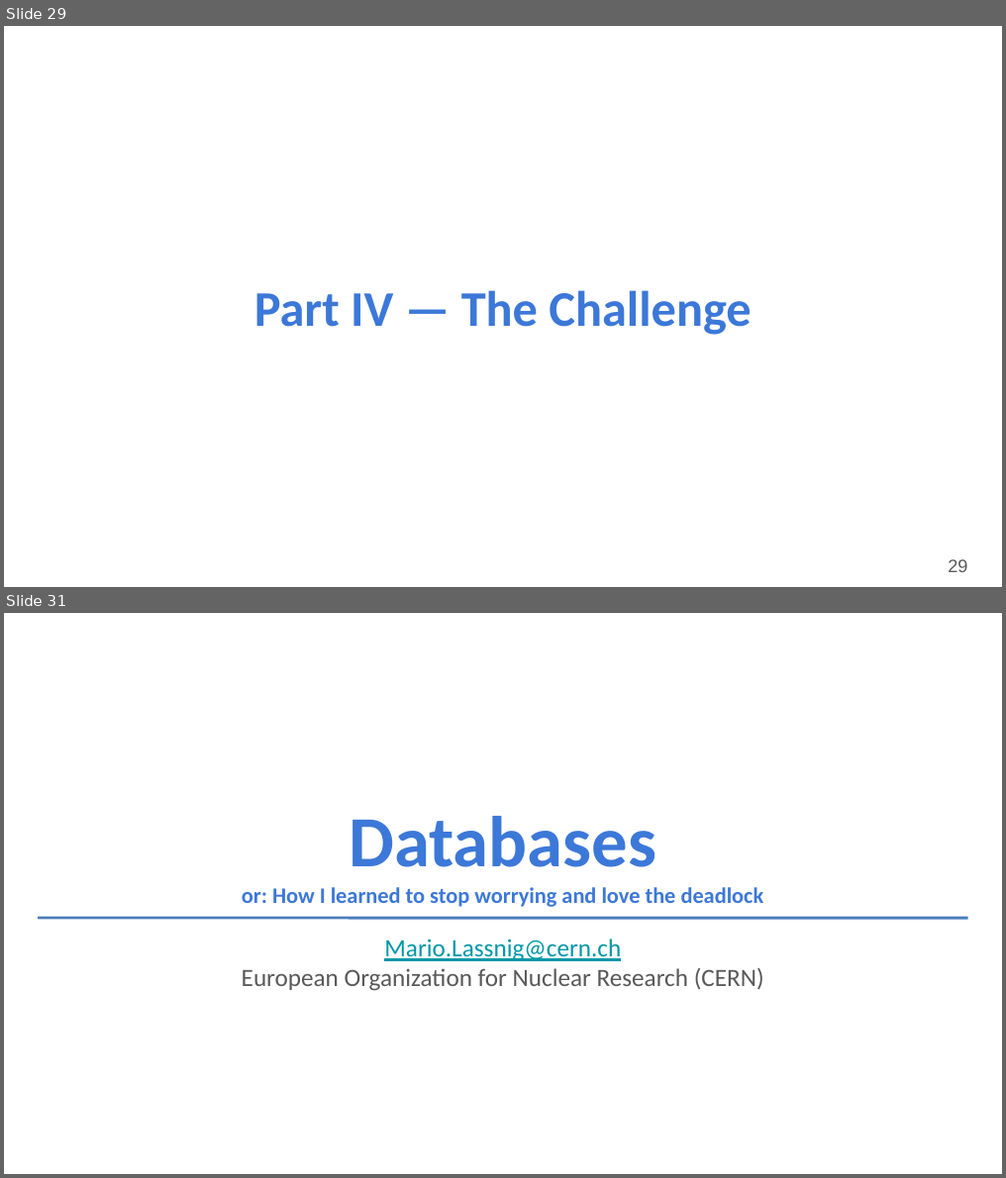
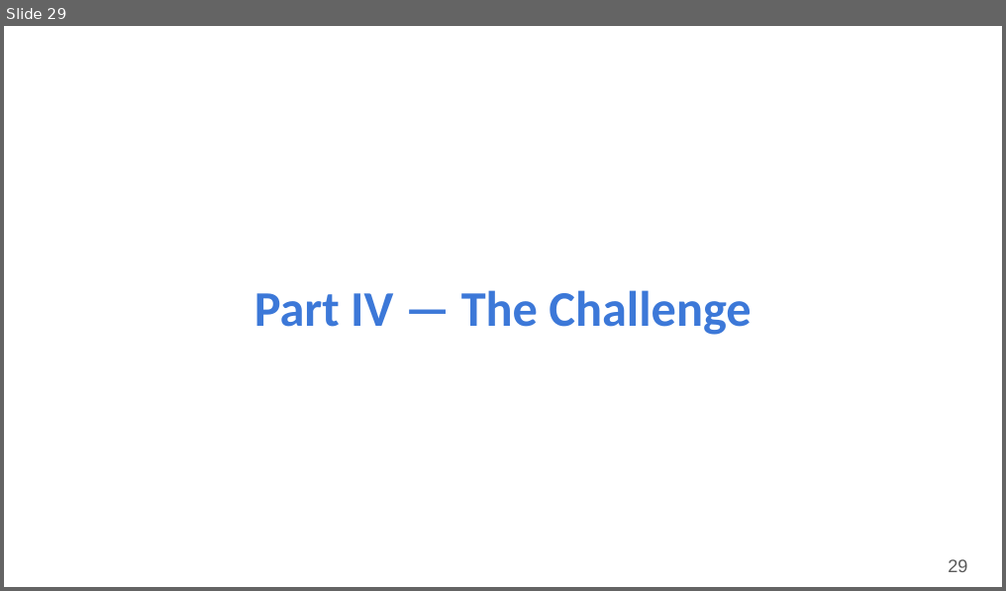
Before and after one commit to mlassnig/Databases-Introductory-Course, a slide deck: slides/Databases.odp. Shown one above the other, each under a label of ours: slides 29 and 31 before the commit, slide 29 after it; the slides between them are not shown. The pictures are 1006x1178 and 1006x591 pixels, drawn with LibreOffice and Linux fonts; fonts in the diff are those of the drawing. Boxes give left, top, right and bottom in pixels: in the first picture for what was removed or moved away, otherwise in the second. Text is boxed around its words. In the diff, an @@ line names an element or a change of style, - is before the commit and + after.

```diff
--- a/slides/Databases.odp
+++ b/slides/Databases.odp
@@ slide 31 removed at <box>4,613,1002,1174</box>, background #FFFFFF @@
@@ title removed at <box>242,816,764,907</box> @@
-Databases
-or: How I learned to stop worrying and love the deadlock
@@ line removed from (38, 918) to (968, 918) @@
@@ subtitle removed at <box>242,939,764,991</box> @@
-Mario.Lassnig@cern.ch
-European Organization for Nuclear Research (CERN)
```
Also in this commit, not shown: 22 slides changed, 1 other slide removed, 1 other file.
